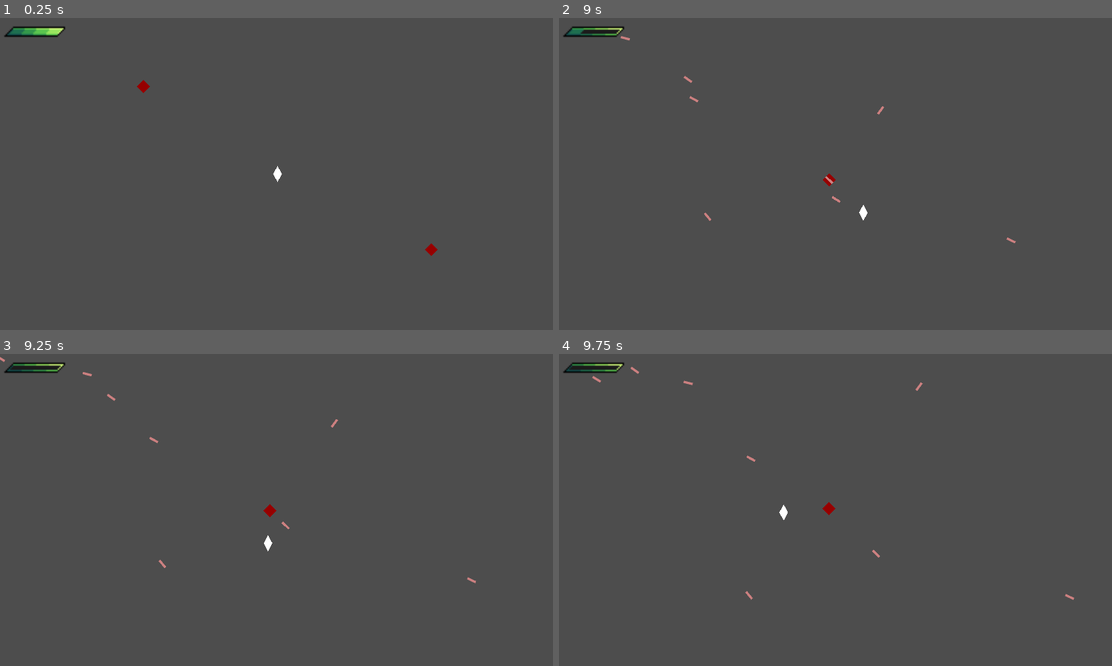
Above: before the commit, frames 1-4 (two rows, left to right).
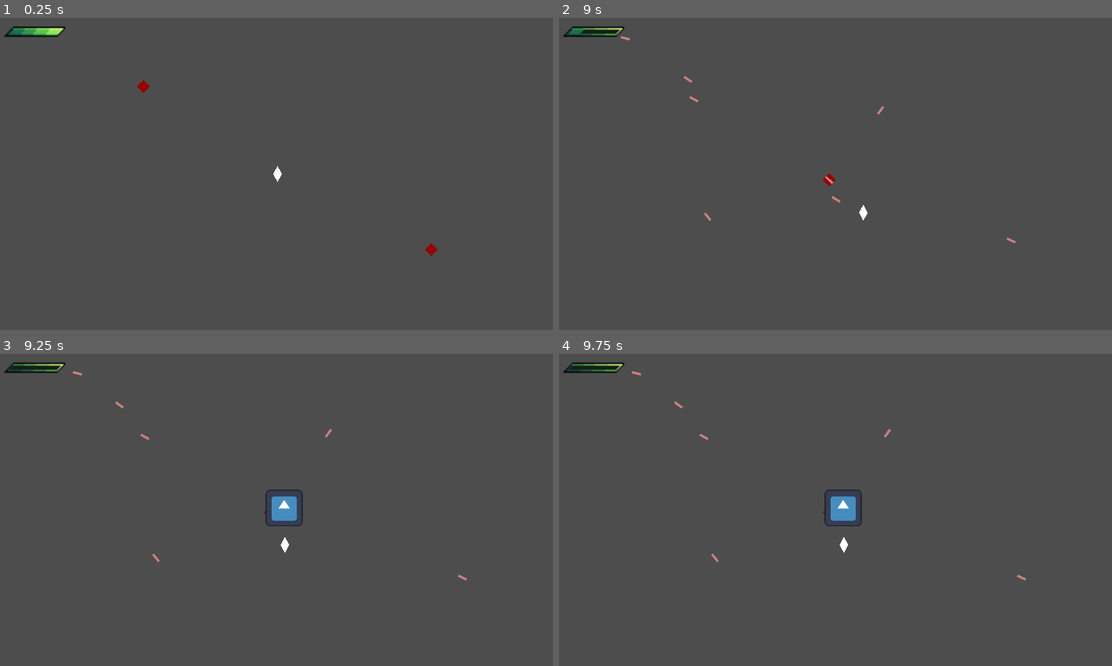
Above: after the commit, the same moments.

Repository: SytonK/DodgeMaster
Game: Godot game, scene res://src/levels/sandbox/sandbox.tscn
Same seed, same stepped clock (60 frames per second), same inputs: the game is played once before the commit and once after it. The engine's default icon, where the game draws it, is replaced by a stand-in: a white triangle on a blue panel in a dark square.
Inputs:
- Up to frame 1 (0.25 s): no input
- Up to frame 2 (9 s): tap Enter at 0.5 s; hold Right (move_right) 0.53-1.28 s; hold Down (move_down) 1.28-2.03 s; hold Right (move_right) 2.03-2.78 s; hold Up (move_up) 2.78-3.53 s; hold Left (move_left) 3.53-5.03 s; hold Down (move_down) 5.03-5.78 s; hold Right (move_right) 5.78-6.53 s; hold Up (move_up) 6.53-7.28 s; hold Right (move_right) 7.28-8.03 s; hold Down (move_down) 8.03-8.78 s; hold Left (move_left) from 8.78 s (still down)
- Up to frame 3 (9.25 s): keep holding Left (move_left)
- Up to frame 4 (9.75 s): release Left (move_left) at 9.53 s; hold Up (move_up) from 9.53 s (still down)

Frames 1-2 are identical in both runs. In frame 3, 0.8% of the frame differs, in the area x 0-87%, y 0-74%; in frame 4, 0.8%, in the area x 5-94%, y 4-79%.

Commit message:
GameOver/init

Diff:
--- /dev/null
+++ b/src/UI/menus/game over menu/game_over_menu.tscn
@@ -0,0 +1,17 @@
+[gd_scene load_steps=2 format=3 uid="uid://b1cglv8tw21rv"]
+
+[ext_resource type="Texture2D" uid="uid://dy4sumggi2mhb" path="res://icon.svg" id="1_xkm4o"]
+
+[node name="GameOverMenu" type="Control"]
+process_mode = 2
+visible = false
+layout_mode = 3
+anchors_preset = 15
+anchor_right = 1.0
+anchor_bottom = 1.0
+grow_horizontal = 2
+grow_vertical = 2
+
+[node name="Sprite2D" type="Sprite2D" parent="."]
+position = Vector2(983, 533)
+texture = ExtResource("1_xkm4o")
--- /dev/null
+++ b/src/levels/level.gd
@@ -0,0 +1,10 @@
+class_name Level
+extends Node2D
+
+
+@onready var game_over_menu: Control = $CanvasLayer/GameOverMenu
+
+
+func _on_player_game_over() -> void:
+	game_over_menu.visible = true
+	get_tree().paused = true
--- a/src/levels/sandbox/sandbox.tscn
+++ b/src/levels/sandbox/sandbox.tscn
@@ -1,17 +1,24 @@
-[gd_scene load_steps=4 format=3 uid="uid://ts75na1sexux"]
+[gd_scene load_steps=6 format=3 uid="uid://ts75na1sexux"]
 
+[ext_resource type="Script" path="res://src/levels/level.gd" id="1_epejh"]
 [ext_resource type="TileSet" uid="uid://c21s16q86co5l" path="res://src/levels/tilemap.tres" id="1_jik7w"]
 [ext_resource type="PackedScene" uid="uid://ckbasmycborlx" path="res://src/player/player.tscn" id="2_an105"]
+[ext_resource type="PackedScene" uid="uid://b1cglv8tw21rv" path="res://src/UI/menus/game over menu/game_over_menu.tscn" id="3_ob1bf"]
 [ext_resource type="PackedScene" uid="uid://544n3vs8058" path="res://src/enemies/towers/target player tower/target_player_tower.tscn" id="4_llhi8"]
 
 [node name="Sandbox" type="Node2D"]
+script = ExtResource("1_epejh")
+
+[node name="Player" parent="." instance=ExtResource("2_an105")]
+
+[node name="CanvasLayer" type="CanvasLayer" parent="."]
+
+[node name="GameOverMenu" parent="CanvasLayer" instance=ExtResource("3_ob1bf")]
 
 [node name="TileMap" type="TileMap" parent="."]
 tile_set = ExtResource("1_jik7w")
 format = 2
 layer_0/tile_data = PackedInt32Array(2293760, 1, 0, 2293761, 1, 0, 2293762, 1, 0, 2293763, 1, 0, 2293764, 1, 0, 2293765 …(5857 unchanged characters)…
-
-[node name="Player" parent="." instance=ExtResource("2_an105")]
 
 [node name="TargetPlayerTower" parent="." instance=ExtResource("4_llhi8")]
 position = Vector2(-464, -303)
@@ -20,3 +27,5 @@
 [node name="TargetPlayerTower2" parent="." instance=ExtResource("4_llhi8")]
 position = Vector2(532, 262)
 max_distance_from_axis = 2000
+
+[connection signal="game_over" from="Player" to="." method="_on_player_game_over"]
--- a/src/player/player.gd
+++ b/src/player/player.gd
@@ -1,5 +1,7 @@
 class_name Player
 extends CharacterBody2D
+
+signal game_over
 
 
 @export var movement_speed: float = 500
@@ -33,4 +35,4 @@
 		_die()
 
 func _die() -> void:
-	print('player died')
+	game_over.emit()
